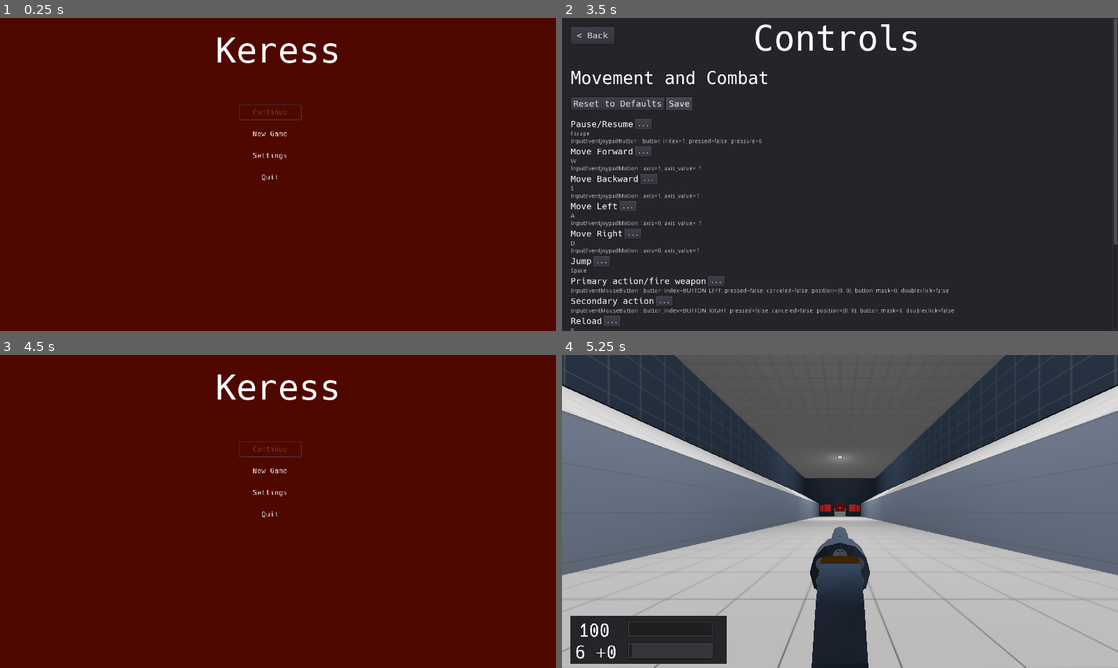
Above: before the commit, frames 1-4 (two rows, left to right).
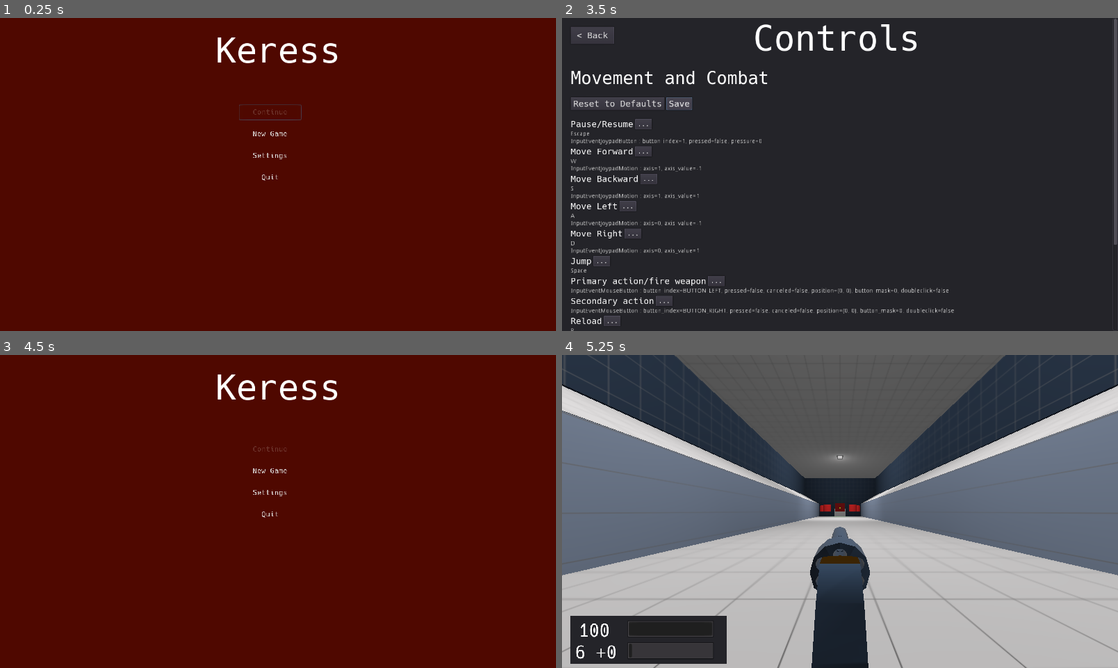
Above: after the commit, the same moments.

Repository: duckinator/keress
Game: Godot game, scene res://menus/MainMenu.tscn
Two runs of this game, one before a commit and one after it. Both use one fixed random seed, a clock stepped at 60 frames per second and the inputs below.
Inputs:
- Up to frame 1 (0.25 s): no input
- Up to frame 2 (3.5 s): click "Settings" at 0.5 s; click "Controls" at 1.25 s; click "Reset to Defaults" at 2 s; click "Save" at 2.75 s
- Up to frame 3 (4.5 s): click "< Back" at 3.5 s; click "< Back" at 4.25 s
- Up to frame 4 (5.25 s): click "New Game" at 5 s

Frames 1-2 are identical in both runs. In frame 3, less than 0.1% of the frame differs, in the area x 43-55%, y 27-33%; in frame 4, nothing differs.

Commit message:
Move more code out of MainMenu into sub menus

Diff:
--- a/src/menus/InputMapper.gd
+++ b/src/menus/InputMapper.gd
@@ -35,25 +35,19 @@
 	"look_down:": "Look down",
 }
 
-var controls
-#var sound
-var mouse
-var joypad
-var done
+onready var done = $Panel/Done
+onready var hbox = $Panel/ScrollContainer/HBoxContainer
+onready var vbox = hbox.get_node("VBoxContainer")
+#onready var sound = vbox.get_node("Sound")
+onready var controls = vbox.get_node("Controls")
+onready var mouse = vbox.get_node("Mouse")
+onready var joypad = vbox.get_node("Joypad")
+
+onready var hbox2 = vbox.get_node("HBoxContainer2")
+onready var controls_reset = hbox2.get_node("Controls_Reset")
+onready var controls_save = hbox2.get_node("Controls_Save")
 
 func _ready():
-	done = $Panel/Done
-	var hbox = $Panel/ScrollContainer/HBoxContainer
-	var vbox = hbox.get_node("VBoxContainer")
-	#sound = vbox.get_node("Sound")
-	controls = vbox.get_node("Controls")
-	mouse = vbox.get_node("Mouse")
-	joypad = vbox.get_node("Joypad")
-
-	var hbox2 = vbox.get_node("HBoxContainer2")
-	var controls_reset = hbox2.get_node("Controls_Reset")
-	var controls_save = hbox2.get_node("Controls_Save")
-
 	controls_reset.set_meta("no_auto_focus", true)
 	controls_save.set_meta("no_auto_focus", true)
 
@@ -66,6 +60,9 @@
 	controls_reset.connect("pressed", self, "reset_config")
 	controls_save.connect("pressed", self, "save_config")
 
+	var err = done.connect("pressed", self, "hide")
+	assert(err == OK)
+
 	for setting in CONTROLS.keys():
 		add_input_mapper(controls, setting, CONTROLS[setting])
 
@@ -76,6 +73,9 @@
 
 	Game.focus_first_control(hbox2)
 
+func activate():
+	show()
+	Game.focus_first_control(self)
 
 func add_input_mapper(parent, setting, display_name):
 	var scene = load("res://menus/ActionMapper.tscn").instance()
--- a/src/menus/MainMenu.gd
+++ b/src/menus/MainMenu.gd
@@ -14,18 +14,18 @@
 	assert(err == OK)
 	err = $Panels/Start/Button_New_Game.connect("pressed", self, "game_new")
 	assert(err == OK)
-	err = $Panels/Start/Button_Settings.connect("pressed", self, "panel_select", ["Settings"])
+	err = $Panels/Start/Button_Settings.connect("pressed", $Panels/Settings, "activate")
 	assert(err == OK)
 	err = $Panels/Start/Button_Quit.connect("pressed", self, "quit")
 	assert(err == OK)
 
 	# TODO: Move this to SettingsMenu, and make it just hide itself.
-	err = $Panels/Settings/Button_Back.connect("pressed", self, "panel_select", ["Start"])
-	assert(err == OK)
+	#err = $Panels/Settings/Button_Back.connect("pressed", self, "panel_select", ["Start"])
+	#assert(err == OK)
 
 	# TODO: Move this to InputMapper, and make it just hide itself.
-	err = $Panels/InputMapper.done.connect("pressed", self, "panel_select", ["Settings"])
-	assert(err == OK)
+	#err = $Panels/InputMapper.done.connect("pressed", self, "panel_select", ["Settings"])
+	#assert(err == OK)
 
 	$Panels/Start/Button_Continue.disabled = not Settings.fetch("has_played")
 
@@ -49,9 +49,9 @@
 func panel_select(selected):
 	var active = null
 	for panel in $Panels.get_children():
-		panel.visible = (panel.name == selected)
-		if panel.visible:
+		if panel.name == selected:
 			active = panel
+			panel.visible = true
 
 	if not active:
 		return null
--- a/src/menus/MainMenu.tscn
+++ b/src/menus/MainMenu.tscn
@@ -121,4 +121,3 @@
 [node name="Settings" parent="Panels" instance=ExtResource( 3 )]
 
 [node name="InputMapper" parent="Panels" instance=ExtResource( 4 )]
-visible = false
--- a/src/menus/SettingsMenu.gd
+++ b/src/menus/SettingsMenu.gd
@@ -18,7 +18,7 @@
 	assert(err == OK)
 	err = _debug.connect("pressed", self, "toggle_debug")
 	assert(err == OK)
-	err = _controls.connect("pressed", get_parent().get_parent(), "panel_select", ["InputMapper"])
+	err = _controls.connect("pressed", get_parent().get_node('InputMapper'), "activate")
 	assert(err == OK)
 
 	_vsync.pressed = Settings.fetch("vsync", true)
@@ -31,7 +31,15 @@
 	assert(err == OK)
 	err = _field_of_view.connect("value_changed", self, "update_field_of_view")
 	assert(err == OK)
+
+	err = $Button_Back.connect("pressed", self, "hide")
+	assert(err == OK)
+
 	load_settings()
+
+func activate():
+	show()
+	Game.focus_first_control(self)
 
 func toggle_vsync():
 	Settings.store("vsync", _vsync.pressed)
